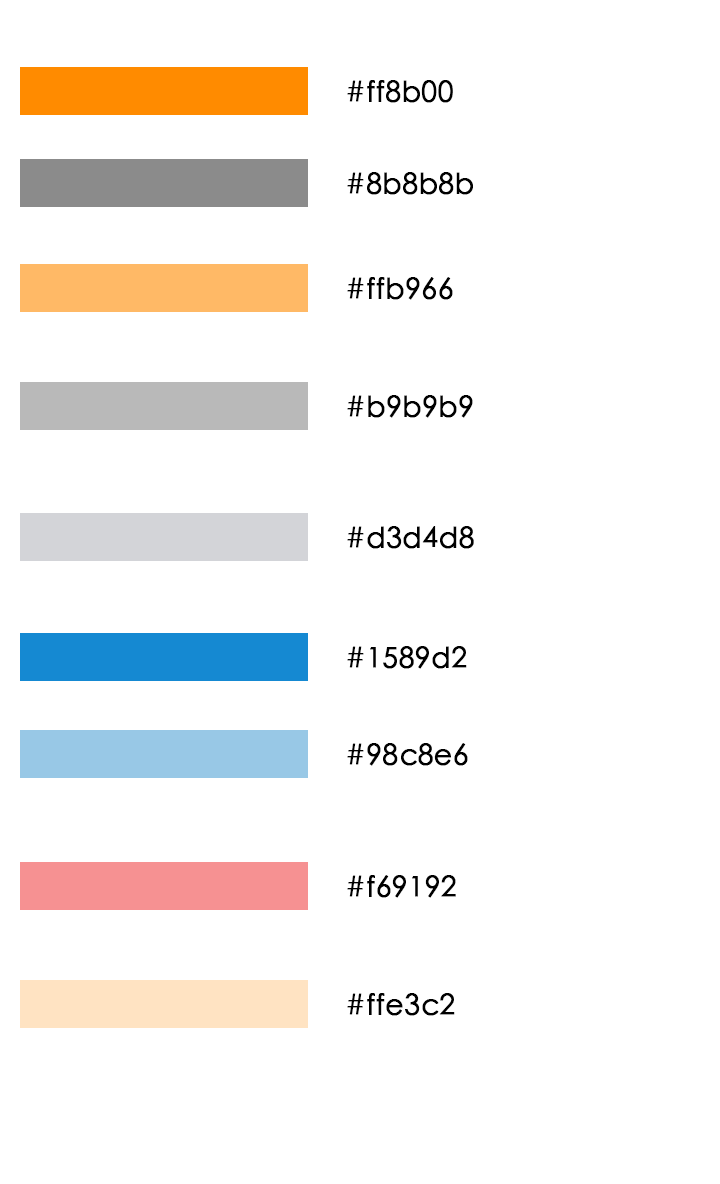
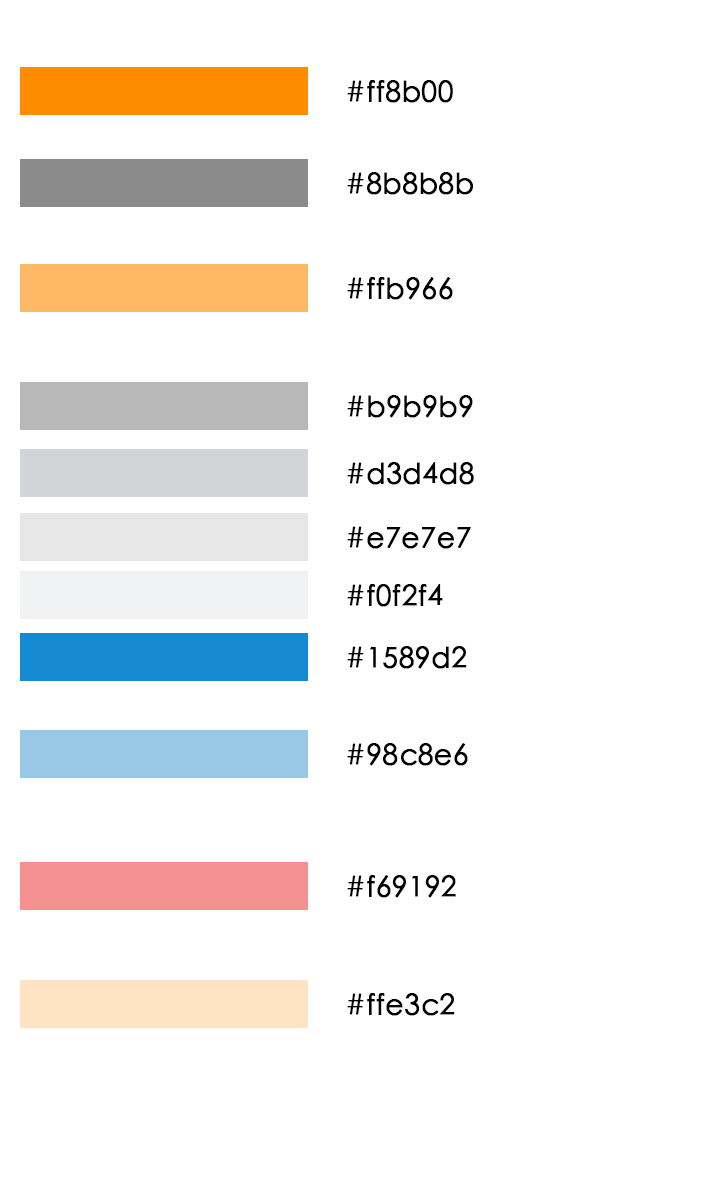
Layered file, before and after one edit (720×1184). Changes by layer:
added group "组 1 拷贝 9" with 2 layers above "组 1 拷贝 10" over [20, 449, 474, 497]
added layer "#d3d4d8" in group "组 1 拷贝 9" over [347, 462, 474, 485]
added layer "d3d4d8" in group "组 1 拷贝 9" over [20, 449, 308, 497]
added group "组 1 拷贝 10" with 2 layers above "组 1 拷贝 4" over [20, 571, 443, 619]
added layer "#f0f2f4" in group "组 1 拷贝 10" over [347, 584, 443, 607]
added layer "f0f2f4" in group "组 1 拷贝 10" over [20, 571, 308, 619]
renamed "#d3d4d8" to "#e7e7e7", painted on it over [367, 526, 474, 549]
renamed "d3d4d8" to "e7e7e7", painted on it over [20, 513, 308, 561]
